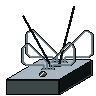
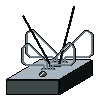
Comparing the layer stacks of the two w=96, h=96 images. Changes:
painted on "box" over [60, 61, 92, 94]
